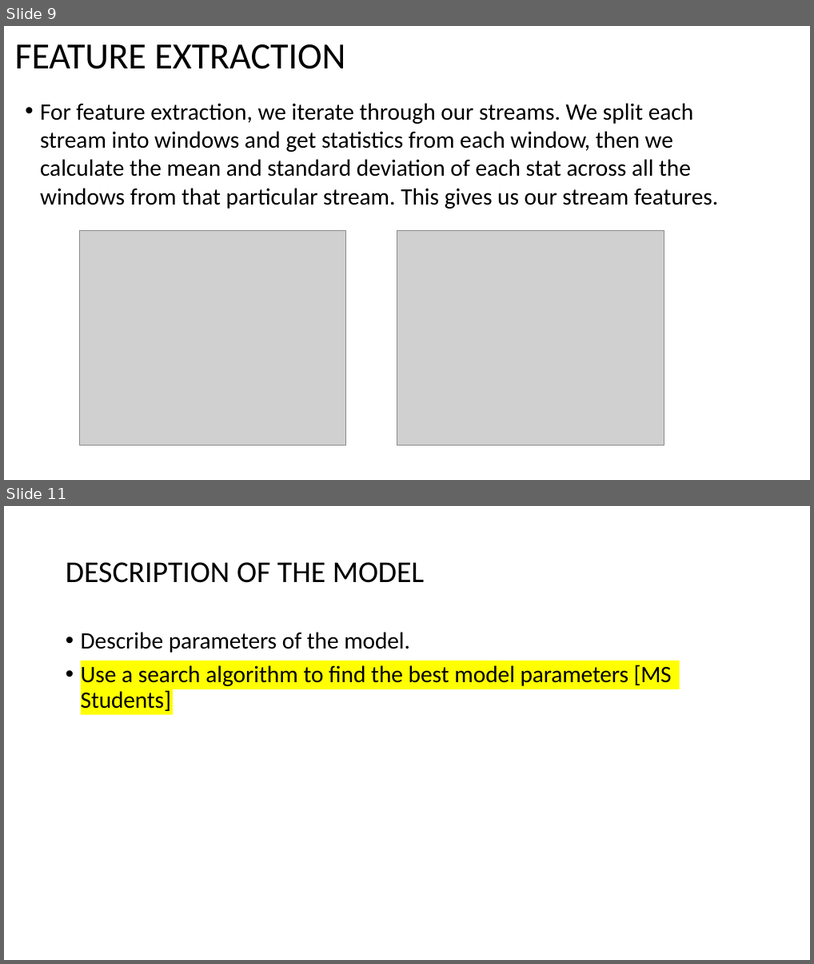
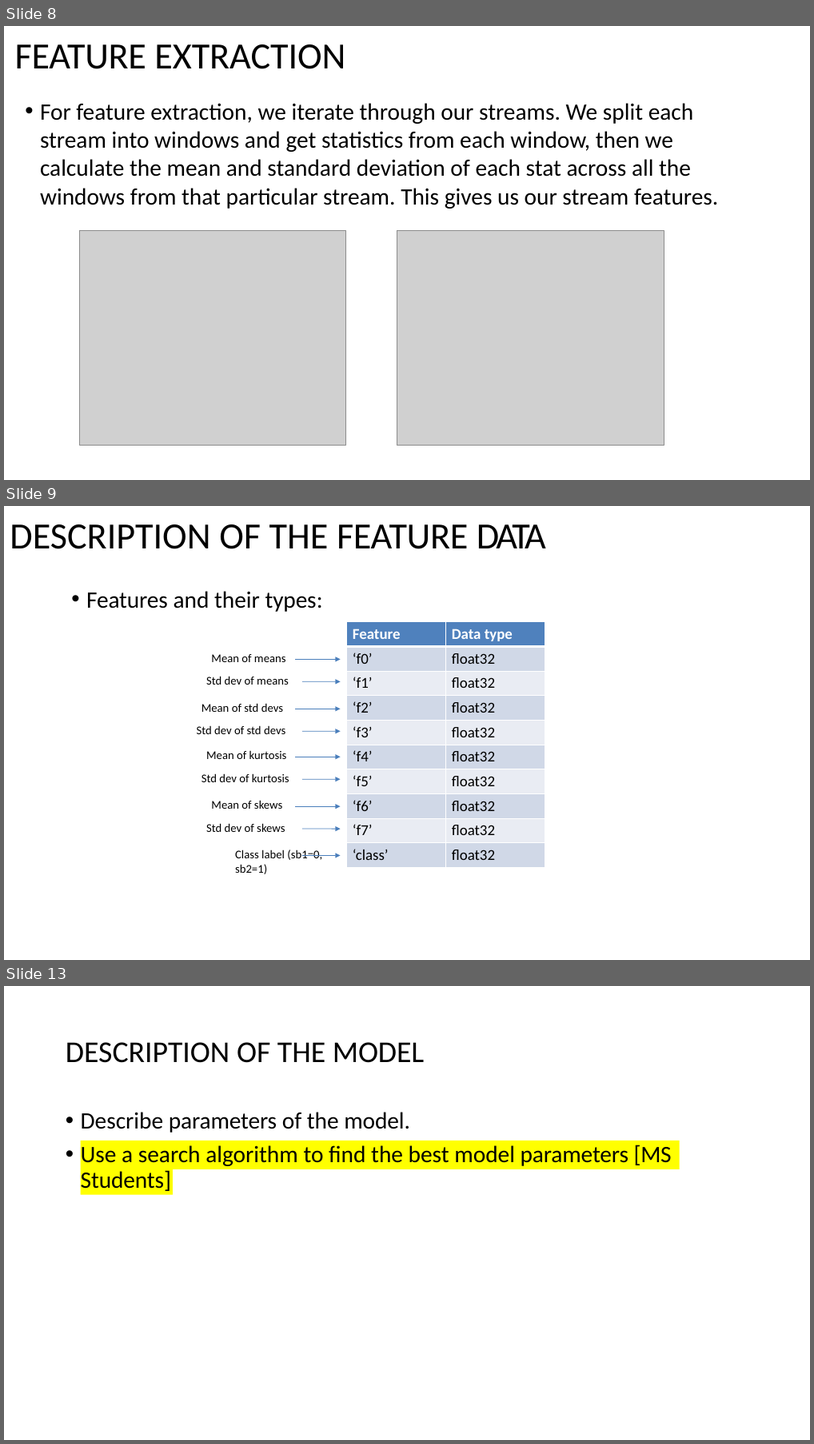
Before and after one commit to brooksschafer/cmpsML_SpaceSomethingorOther, a slide deck: DOC/FinalProject470_SpaceSomethingOrOther.pptx. Shown one above the other, each under a label of ours: slides 9 and 11 before the commit, slides 8, 9 and 13 after it; the slides between them are not shown. The pictures are 814x964 and 814x1444 pixels, drawn with LibreOffice and Linux fonts; fonts in the diff are those of the drawing; grey boxes stand for pictures. Boxes give left, top, right and bottom in pixels: in the first picture for what was removed or moved away, otherwise in the second. Text is boxed around its words. In the diff, an @@ line names an element or a change of style, - is before the commit and + after.

```diff
--- a/DOC/FinalProject470_SpaceSomethingOrOther.pptx
+++ b/DOC/FinalProject470_SpaceSomethingOrOther.pptx
@@ slide 9 added at [4, 506, 810, 960], background #FFFFFF @@
@@ title added at [10, 524, 546, 549], 44 pt, text #000000 @@
+DESCRIPTION OF THE FEATURE DATA
@@ text added at [86, 591, 323, 612], 28 pt, text #000000 @@
+• Features and their types:
@@ table added at [347, 622, 546, 868], 10 rows, 2 columns @@
+Feature | Data type
+‘f0’ | float32
+‘f1’ | float32
+‘f2’ | float32
+‘f3’ | float32
+‘f4’ | float32
+‘f5’ | float32
+‘f6’ | float32
+‘f7’ | float32
+‘class’ | float32
@@ text added at [211, 654, 286, 662], 14 pt, text #000000 @@
+Mean of means
@@ arrow added from (295, 659) to (340, 659), #4B7EBC 0.75 pt @@
@@ text added at [206, 676, 289, 684], 14 pt, text #000000 @@
+Std dev of means
@@ arrow added from (302, 681) to (340, 681), #4B7EBC 0.75 pt @@
@@ text added at [202, 703, 283, 712], 14 pt, text #000000 @@
+Mean of std devs
@@ arrow added from (295, 708) to (340, 708), #4B7EBC 0.75 pt @@
@@ text added at [197, 725, 286, 734], 14 pt, text #000000 @@
+Std dev of std devs
@@ arrow added from (302, 731) to (340, 731), #4B7EBC 0.75 pt @@
@@ text added at [206, 751, 287, 759], 14 pt, text #000000 @@
+Mean of kurtosis
@@ arrow added from (295, 756) to (340, 756), #4B7EBC 0.75 pt @@
@@ text added at [202, 773, 290, 782], 14 pt, text #000000 @@
+Std dev of kurtosis
@@ arrow added from (302, 779) to (340, 779), #4B7EBC 0.75 pt @@
@@ text added at [211, 800, 282, 808], 14 pt, text #000000 @@
+Mean of skews
@@ arrow added from (295, 806) to (340, 806), #4B7EBC 0.75 pt @@
@@ text added at [206, 823, 285, 832], 14 pt, text #000000 @@
+Std dev of skews
@@ arrow added from (302, 828) to (340, 828), #4B7EBC 0.75 pt @@
@@ text added at [235, 849, 322, 874], 14 pt, text #000000 @@
+Class label (sb1=0, sb2=1)
@@ arrow added from (302, 855) to (340, 855), #4B7EBC 0.75 pt @@
@@ what was slide 9 is now slide 8 @@
@@ what was slide 11 is now slide 13 @@
```
Also in this commit, not shown: 4 slides changed, 1 other slide added, 1 other file.
